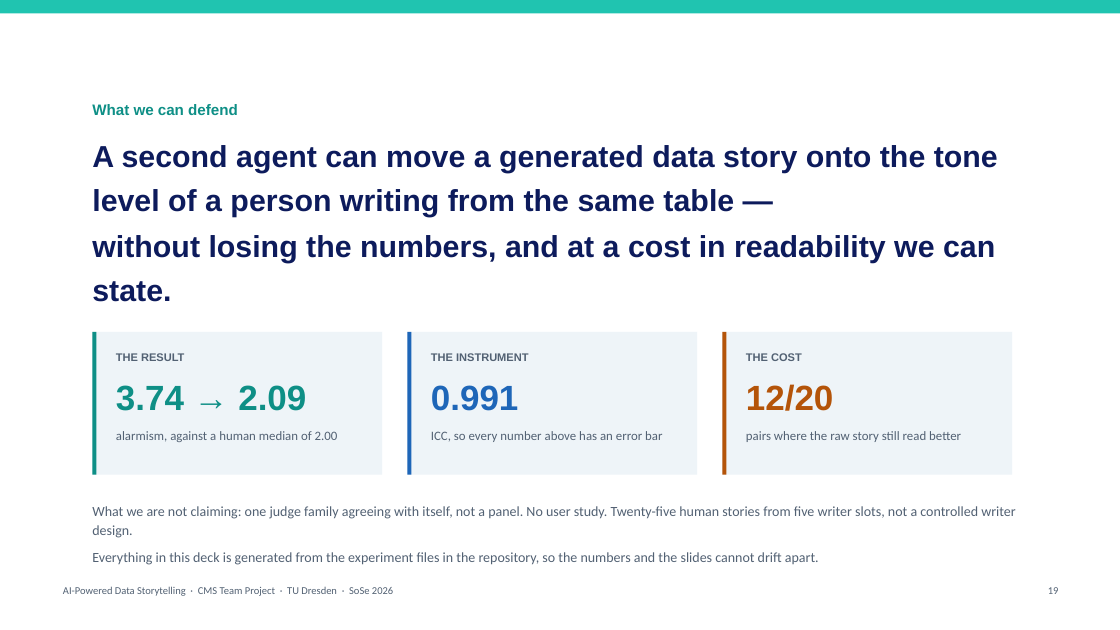
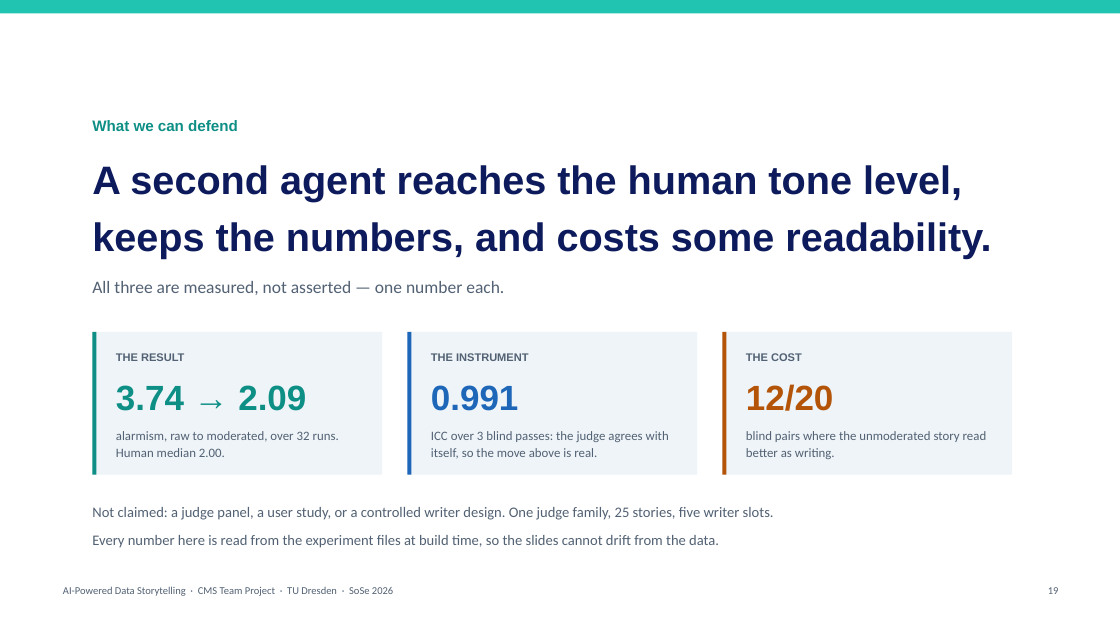
Before and after one commit to memoelsamadony/ai-powered-data-storytelling, a slide deck: slide 19 of presentation/AI-Storytelling-Final-Talk.pptx. Drawn at 1120x630 pixels with LibreOffice and Linux fonts; fonts in the diff are those of the drawing. Boxes give left, top, right and bottom in pixels: in the first picture for what was removed or moved away, otherwise in the second. Text is boxed around its words. In the diff, an @@ line names an element or a change of style, - is before the commit and + after.

Commit message:
fix(presentation): tighter closing slide, and each number says what it is
The claim ran to three lines of 26pt and buried its own verbs. It is two lines
of 34 now - reaches the human tone level, keeps the numbers, costs some
readability - with one line under it saying all three are measured rather than
asserted. Three verbs, three cards, one number each.

The card captions were doing too little. Each now names its sample: 32 runs
behind the tone move, three blind passes behind the ICC, twenty blind pairs
behind the cost. A number with no n beside it invites the question during Q&A
rather than answering it on the slide.

Limits compressed to one sentence that leads with what is not claimed.

```diff
--- a/presentation/AI-Storytelling-Final-Talk.pptx
+++ b/presentation/AI-Storytelling-Final-Talk.pptx
@@ text "What we can defend": place and size @@
-text "What we can defend" at bbox=[92, 104, 998, 302]
+text "What we can defend" at bbox=[92, 120, 991, 295]
@@ text at bbox=[92, 120, 238, 131]: line spacing 1.2 to 1.14 @@
@@ text at bbox=[92, 165, 991, 295]: text changed; size 26 to 34 pt @@
-A second agent can move a generated data story onto the tone level of a person writing from the same table —
-without losing the numbers, and at a cost in readability we can state.
+A second agent reaches the human tone level,
+keeps the numbers, and costs some readability.
+All three are measured, not asserted — one number each.
@@ text at bbox=[116, 431, 339, 457]: text changed @@
-alarmism, against a human median of 2.00
+alarmism, raw to moderated, over 32 runs. Human median 2.00.
@@ text at bbox=[431, 431, 669, 458]: text changed @@
-ICC, so every number above has an error bar
+ICC over 3 blind passes: the judge agrees with itself, so the move above is real.
@@ text at bbox=[746, 431, 987, 459]: text changed @@
-pairs where the raw story still read better
+blind pairs where the unmoderated story read better as writing.
@@ text at bbox=[92, 507, 774, 548]: text changed; size 12 to 12.5 pt @@
-What we are not claiming: one judge family agreeing with itself, not a panel. No user study. Twenty-five human stories from five writer slots, not a controlled writer design.
-Everything in this deck is generated from the experiment files in the repository, so the numbers and the slides cannot drift apart.
+Not claimed: a judge panel, a user study, or a controlled writer design. One judge family, 25 stories, five writer slots.
+Every number here is read from the experiment files at build time, so the slides cannot drift from the data.
```
Also in this commit, not shown: 1 other file.
